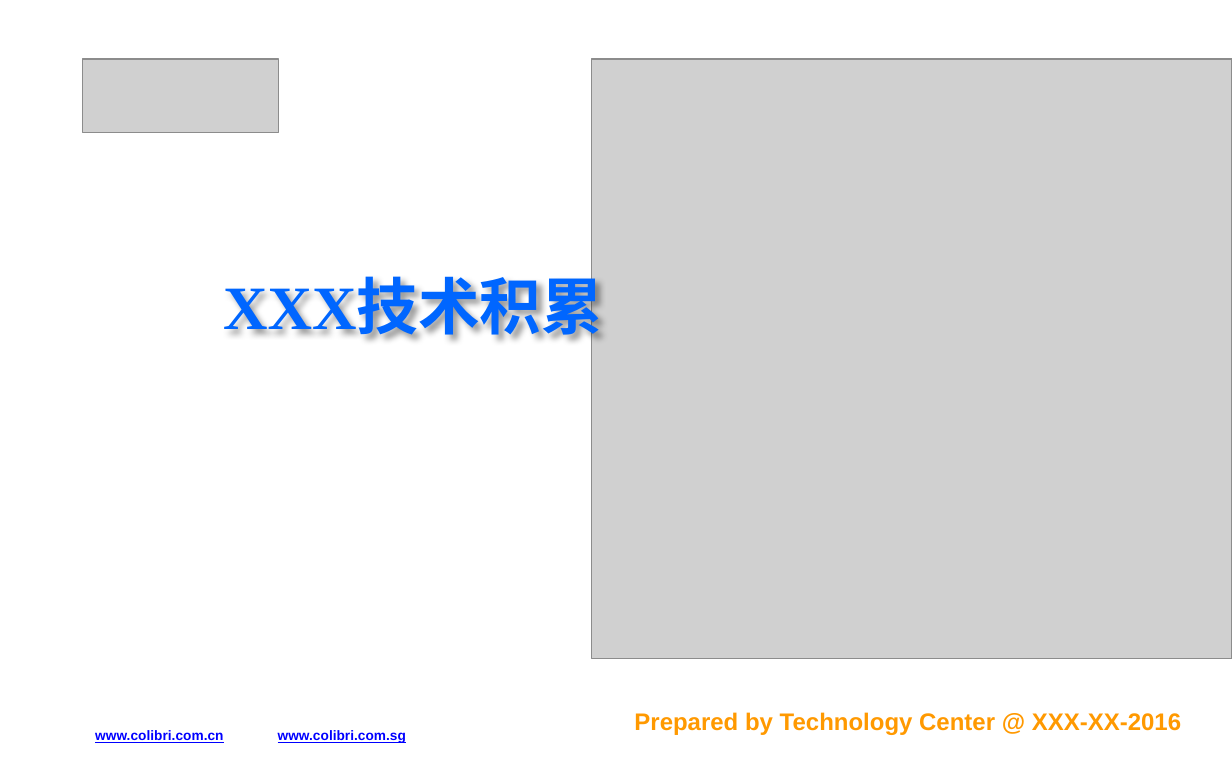
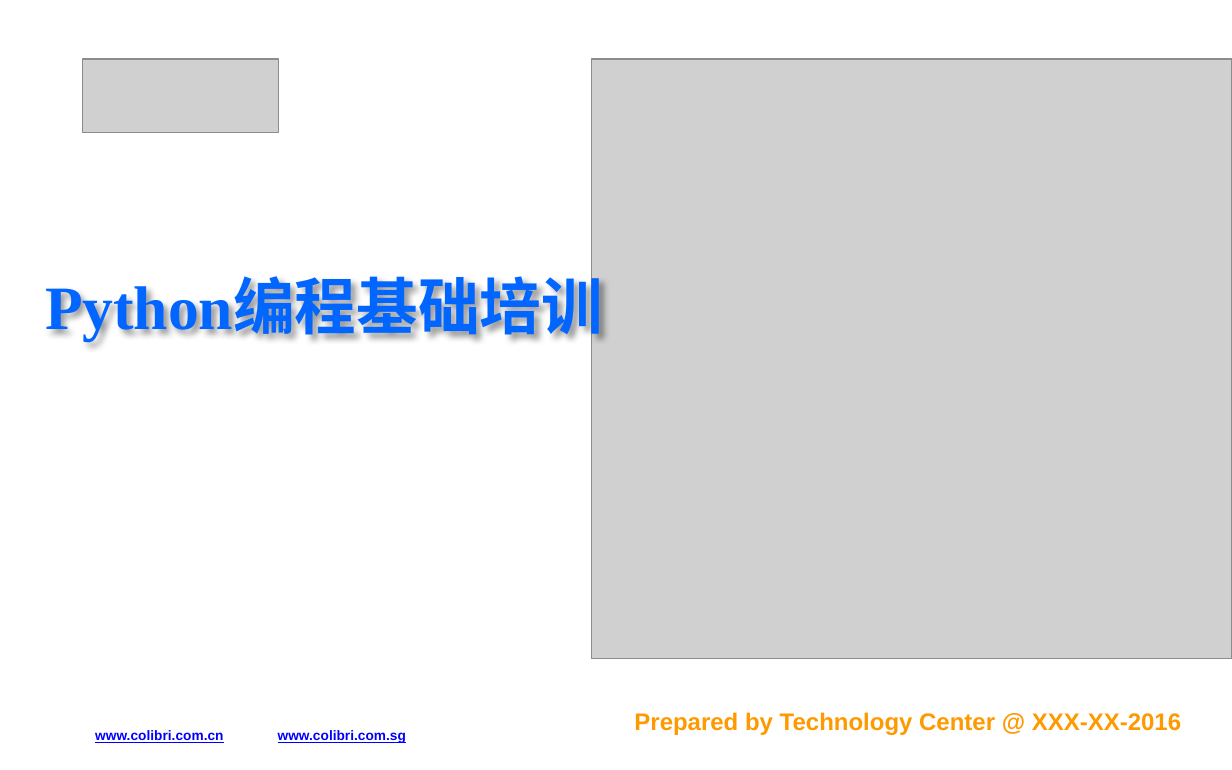
Before and after one commit to XiaosuLiao/p_course, a slide deck: slide 1 of Python课件.pptx. Drawn at 1232x770 pixels with LibreOffice and Linux fonts; fonts in the diff are those of the drawing; grey boxes stand for pictures. Boxes give left, top, right and bottom in pixels: in the first picture for what was removed or moved away, otherwise in the second. Text is boxed around its words. In the diff, an @@ line names an element or a change of style, - is before the commit and + after.

```diff
--- a/Python课件.pptx
+++ b/Python课件.pptx
@@ text at <box>45,281,603,341</box>: text changed @@
-XXX技术积累
+Python编程基础培训
```
Also in this commit, not shown: 3 other slides changed, 3 slides added, 2 other files.
